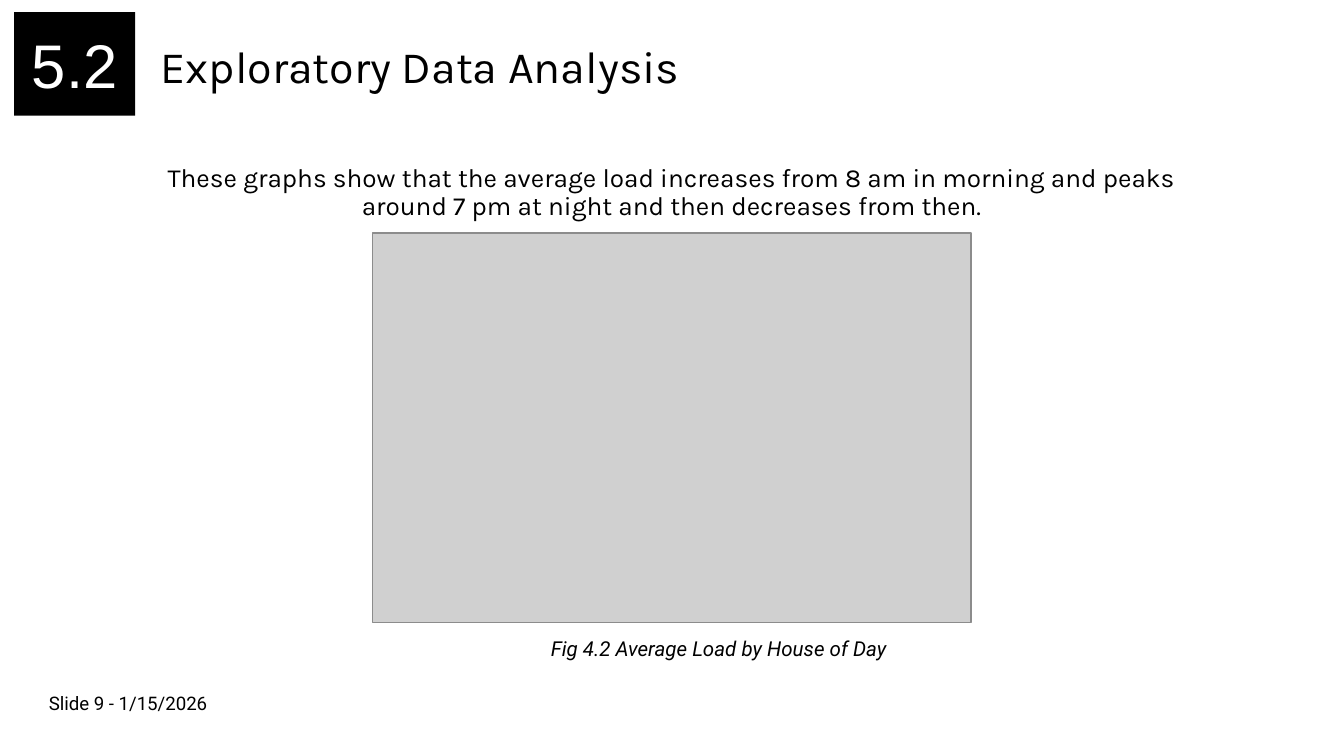
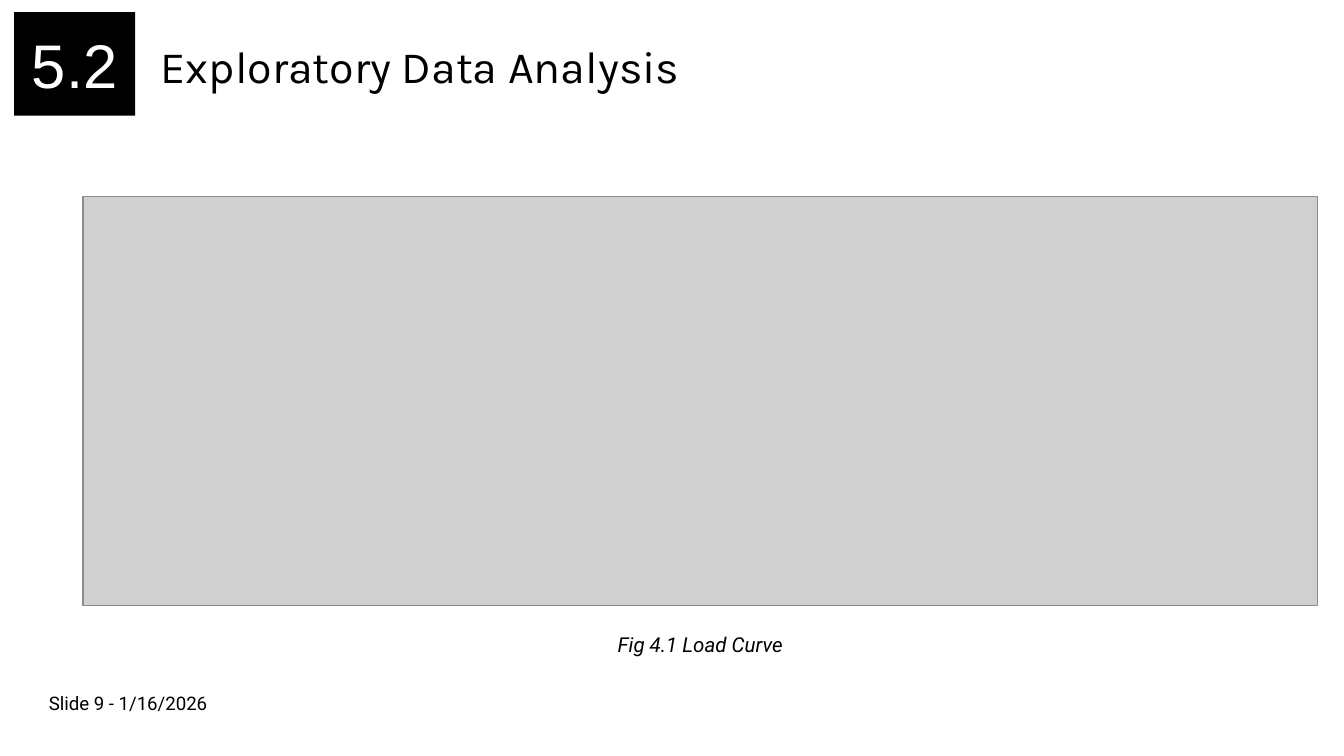
Before and after one commit to bikash0351/feeder, a slide deck: slide 12 of documentation/MW Load Presenation Final.pptx. Drawn at 1344x756 pixels with LibreOffice and Linux fonts; fonts in the diff are those of the drawing; grey boxes stand for pictures. Boxes give left, top, right and bottom in pixels: in the first picture for what was removed or moved away, otherwise in the second. Text is boxed around its words. In the diff, an @@ line names an element or a change of style, - is before the commit and + after.

```diff
--- a/documentation/MW Load Presenation Final.pptx
+++ b/documentation/MW Load Presenation Final.pptx
@@ subtitle removed at bbox=[168, 169, 1175, 222] @@
-These graphs show that the average load increases from 8 am in morning and peaks around 7 pm at night and then decreases from then.
@@ picture added at bbox=[83, 196, 1318, 605] @@
@@ picture removed at bbox=[372, 233, 970, 622] @@
@@ text at bbox=[618, 636, 783, 657]: text changed @@
-Fig 4.2 Average Load by House of Day
+Fig 4.1 Load Curve
@@ text at bbox=[49, 696, 207, 711]: text changed @@
-Slide 9 - 1/15/2026
+Slide 9 - 1/16/2026
```
Also in this commit, not shown: 19 other slides changed, 4 slides added, 25 other files.
